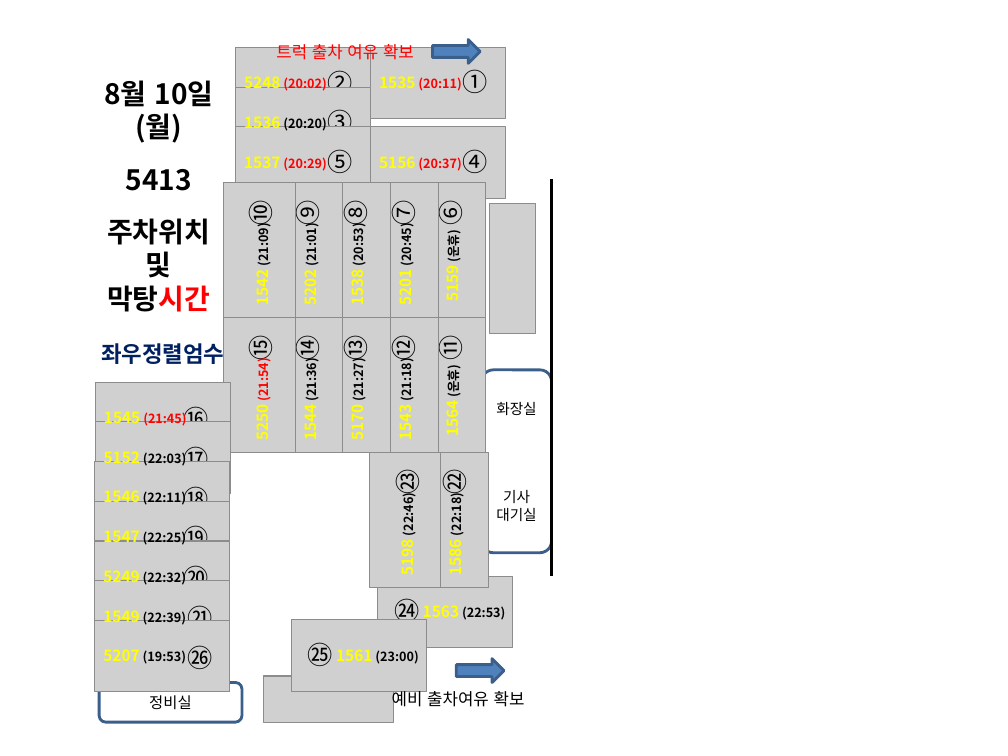
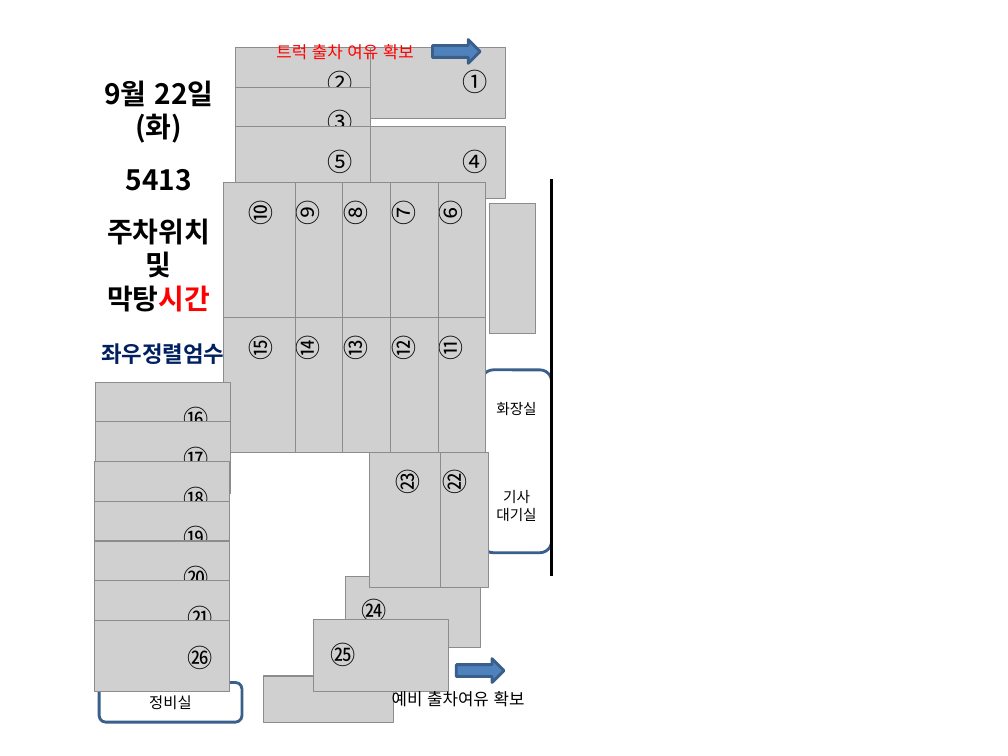
Before and after one commit to woenho-daum/newsetc2, a slide deck: slide 2 of 배차작업/야간주차/5413/5413야간주차.pptm. Drawn at 1008x756 pixels with LibreOffice and Linux fonts; fonts in the diff are those of the drawing; grey boxes stand for pictures. Boxes give left, top, right and bottom in pixels: in the first picture for what was removed or moved away, otherwise in the second. Text is boxed around its words. In the diff, an @@ line names an element or a change of style, - is before the commit and + after.

```diff
--- a/배차작업/야간주차/5413/5413야간주차.pptm
+++ b/배차작업/야간주차/5413/5413야간주차.pptm
@@ text at (104, 80, 213, 143): text changed @@
-8월 10일
-(월)
+9월 22일
+(화)
@@ text removed at (244, 76, 326, 91) @@
-5248 (20:02)
@@ text removed at (379, 76, 461, 91) @@
-1535 (20:11)
@@ text removed at (244, 116, 326, 131) @@
-1536 (20:20)
@@ text removed at (244, 156, 326, 171) @@
-1537 (20:29)
@@ text removed at (379, 156, 461, 171) @@
-5156 (20:37)
@@ text removed at (251, 228, 273, 304) @@
-1542 (21:09)
@@ text removed at (298, 228, 320, 304) @@
-5202 (21:01)
@@ text removed at (346, 228, 368, 304) @@
-1538 (20:53)
@@ text removed at (393, 228, 415, 304) @@
-5201 (20:45)
@@ text removed at (441, 235, 463, 300) @@
-5159 (운휴)
@@ text removed at (251, 363, 273, 439) @@
-5250 (21:54)
@@ text removed at (298, 363, 320, 439) @@
-1544 (21:36)
@@ text removed at (346, 363, 368, 439) @@
-5170 (21:27)
@@ text removed at (393, 363, 415, 439) @@
-1543 (21:18)
@@ text removed at (441, 370, 463, 435) @@
-1564 (운휴)
@@ text removed at (104, 411, 186, 426) @@
-1545 (21:45)
@@ text removed at (104, 451, 186, 466) @@
-5152 (22:03)
@@ text removed at (103, 490, 186, 505) @@
-1546 (22:11)
@@ text removed at (396, 497, 418, 574) @@
-5198 (22:46)
@@ text removed at (443, 497, 465, 574) @@
-1586 (22:18)
@@ text removed at (103, 530, 186, 545) @@
-1547 (22:25)
@@ text removed at (103, 570, 186, 585) @@
-5249 (22:32)
@@ picture: place and size @@
-picture at (377, 576, 513, 648)
+picture at (345, 576, 480, 648)
@@ text "㉔": place and size @@
-text "㉔" at (394, 598, 419, 620)
+text "㉔" at (362, 598, 387, 620)
@@ text removed at (103, 610, 186, 625) @@
-1549 (22:39)
@@ picture: place and size @@
-picture at (291, 619, 426, 691)
+picture at (314, 619, 449, 691)
@@ text removed at (423, 605, 505, 622) @@
-1563 (22:53)
@@ text removed at (103, 649, 186, 664) @@
-5207 (19:53)
@@ text "㉕": place and size @@
-text "㉕" at (308, 642, 333, 666)
+text "㉕" at (330, 642, 355, 666)
@@ text removed at (336, 649, 418, 664) @@
-1561 (23:00)
```
Also in this commit, not shown: 1 other slide changed, 10 slides removed, 1 other file.
